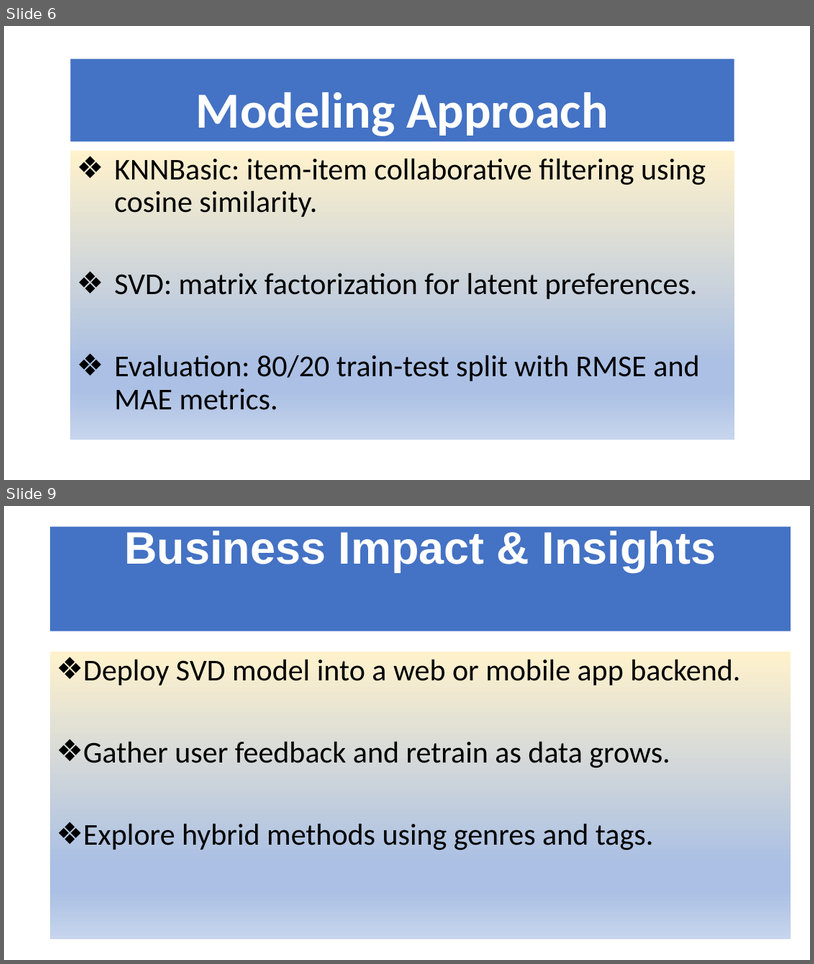
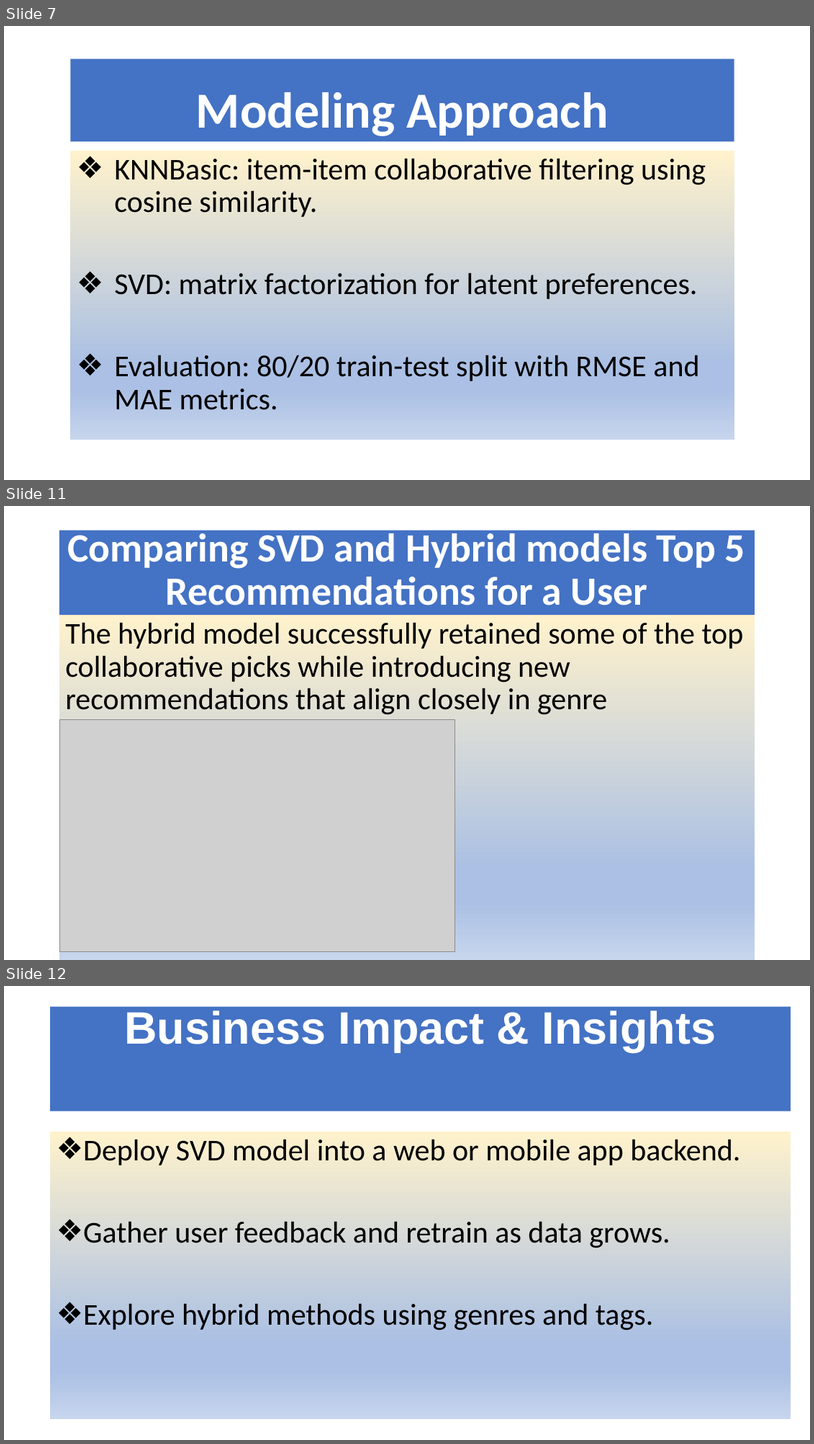
Before and after one commit to Rsumaili/Phase-4-Project, a slide deck: Non-Technical Presentation.pptx. Shown one above the other, each under a label of ours: slides 6 and 9 before the commit, slides 7, 11 and 12 after it; the slides between them are not shown. The pictures are 814x964 and 814x1444 pixels, drawn with LibreOffice and Linux fonts; fonts in the diff are those of the drawing; grey boxes stand for pictures. Boxes give left, top, right and bottom in pixels: in the first picture for what was removed or moved away, otherwise in the second. Text is boxed around its words. In the diff, an @@ line names an element or a change of style, - is before the commit and + after.

```diff
--- a/Non-Technical Presentation.pptx
+++ b/Non-Technical Presentation.pptx
@@ slide 11 added at <box>4,506,810,960</box>, background #FFFFFF @@
@@ title added at <box>59,530,756,615</box>, fill #4472C4, 47.7 pt, text #FFFFFF, bold @@
+Comparing SVD and Hybrid models Top 5 Recommendations for a User
@@ rectangle added at <box>59,615,756,960</box>, fill gradient #FFF2CC to #ABC0E4 to #C7D5ED, 36 pt, text #000000 @@
+The hybrid model successfully retained some of the top collaborative picks while introducing new recommendations that align closely in genre
@@ picture added at <box>59,719,455,951</box> @@
@@ what was slide 6 is now slide 7 @@
@@ what was slide 9 is now slide 12 @@
```
Also in this commit, not shown: 5 slides changed, 2 other slides added, 1 other file.
